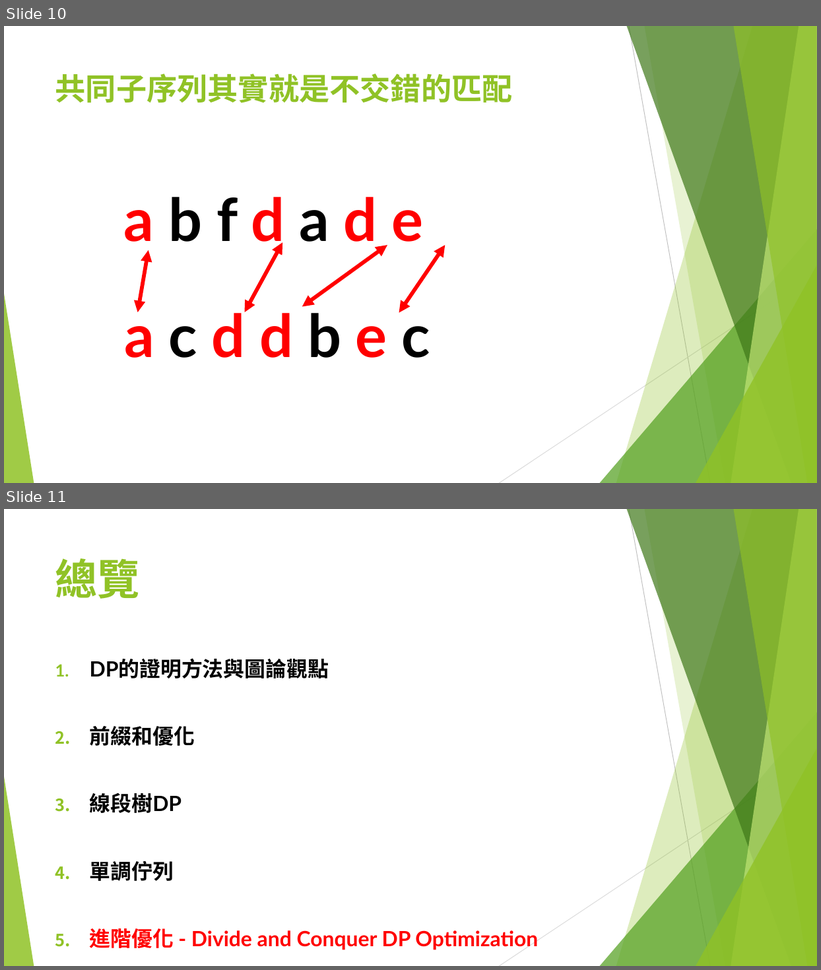
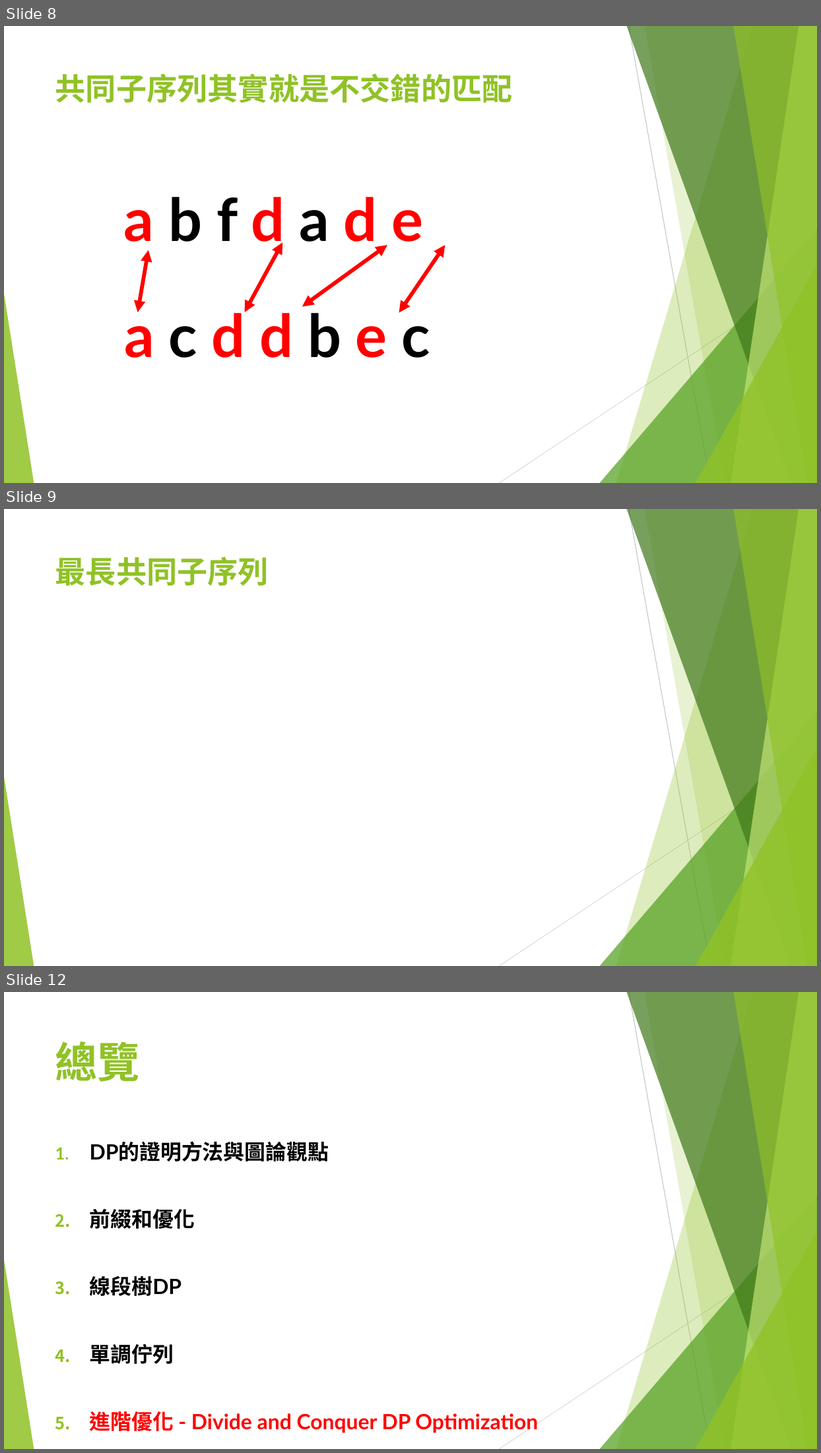
Before and after one commit to S920105123/DP2, a slide deck: presentation/進階動態規劃.pptx. Shown one above the other, each under a label of ours: slides 10 and 11 before the commit, slides 8, 9 and 12 after it; the slides between them are not shown. The pictures are 821x970 and 821x1453 pixels, drawn with LibreOffice and Linux fonts; fonts in the diff are those of the drawing; grey boxes stand for pictures. Boxes give left, top, right and bottom in pixels: in the first picture for what was removed or moved away, otherwise in the second. Text is boxed around its words. In the diff, an @@ line names an element or a change of style, - is before the commit and + after.

```diff
--- a/presentation/進階動態規劃.pptx
+++ b/presentation/進階動態規劃.pptx
@@ slide 9 added at (4,509,817,966), background #FFFFFF; not listed: 10 template elements that a slide beside it also shows @@
@@ title added at (55,557,269,586), 36 pt, text #90C226, bold @@
+最長共同子序列
@@ what was slide 10 is now slide 8 @@
@@ what was slide 11 is now slide 12 @@
```
Also in this commit, not shown: 1 slide changed, 2 other slides added, 2 slides removed.
